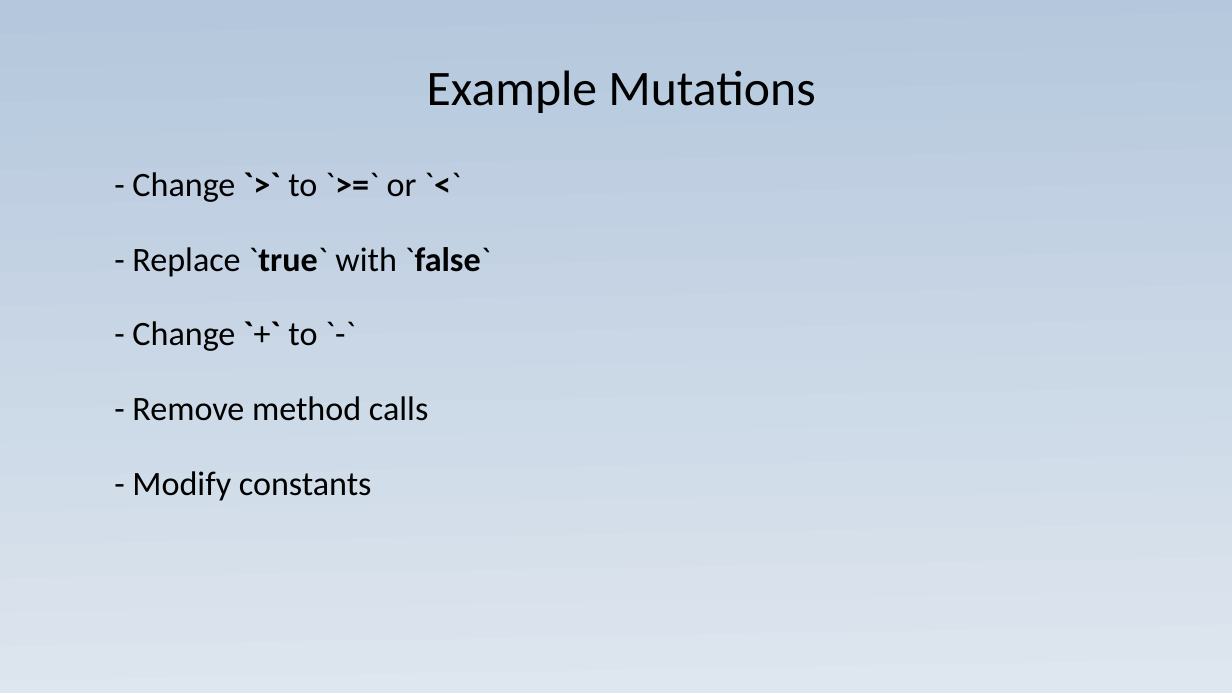
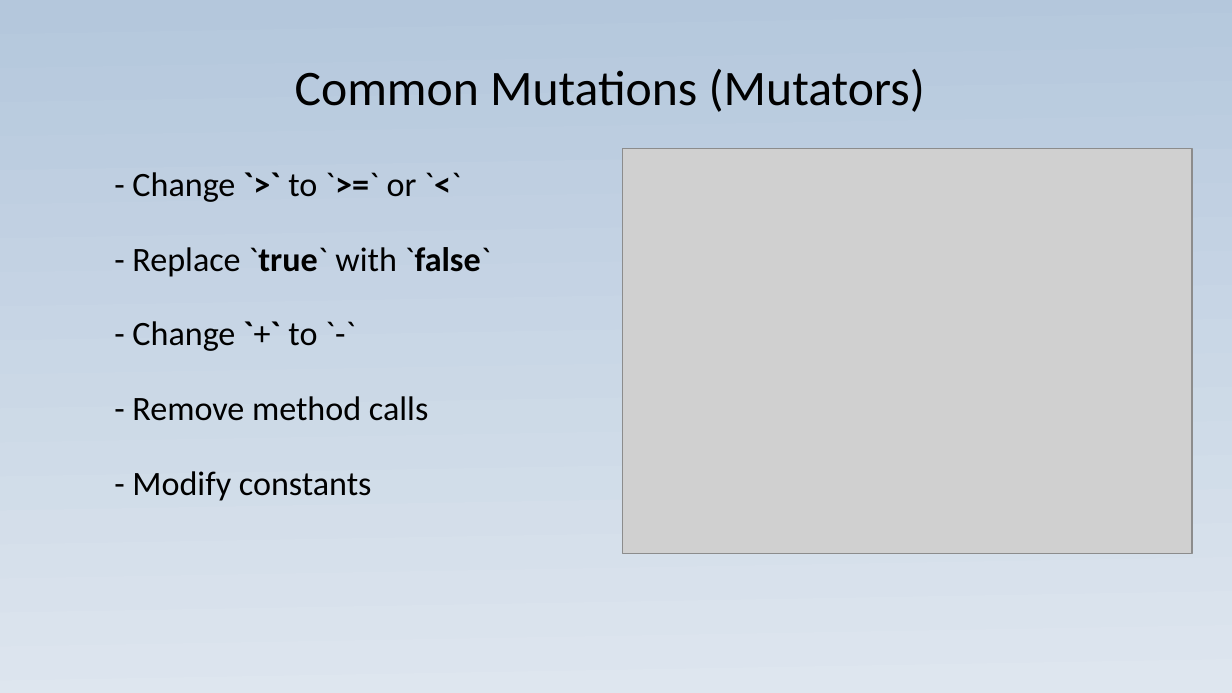
Before and after one commit to JoaoGuilhermedeSa/pitest, a slide deck: slide 4 of Presentation_exibition.ppsx (slide 7 before the commit). Drawn at 1232x693 pixels with LibreOffice and Linux fonts; fonts in the diff are those of the drawing; grey boxes stand for pictures. Boxes give left, top, right and bottom in pixels: in the first picture for what was removed or moved away, otherwise in the second. Text is boxed around its words. In the diff, an @@ line names an element or a change of style, - is before the commit and + after.

```diff
--- a/Presentation_exibition.ppsx
+++ b/Presentation_exibition.ppsx
@@ title at (x1=295, y1=69, x2=925, y2=112): text changed @@
-Example Mutations
+Common Mutations (Mutators)
@@ picture added at (x1=623, y1=149, x2=1192, y2=553) @@
```
Also in this commit, not shown: 5 other slides changed, 1 slide added, 2 slides removed, 8 other files.
